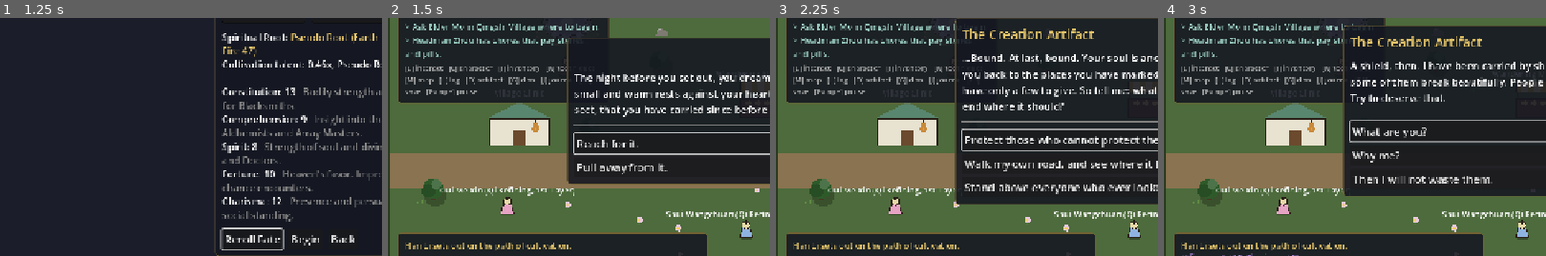
Above: before the commit, frames 1-4 (left to right).
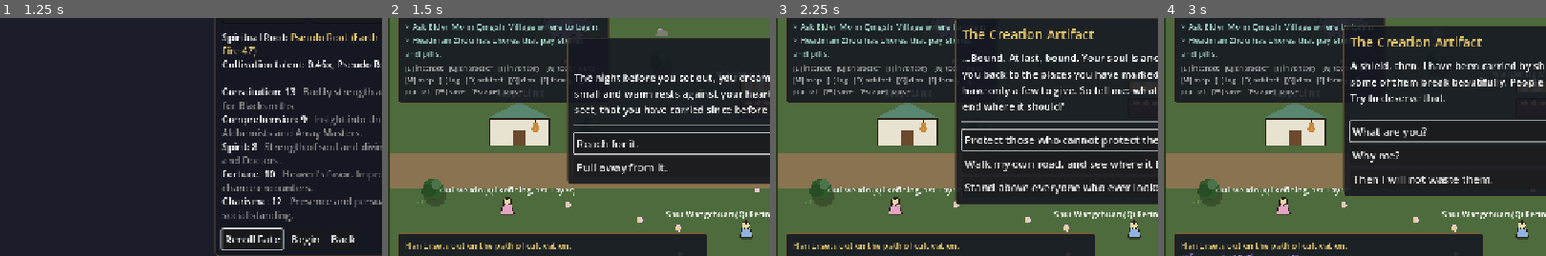
Above: after the commit, the same moments.

Repository: samridghimire/cultivation-game
Game: Godot game, scene res://src/ui/main_menu.tscn
Same seed, same stepped clock (60 frames per second), same inputs: the game is played once before the commit and once after it.
Inputs:
- Up to frame 1 (1.25 s): click "New Game" at 0.5 s
- Up to frame 2 (1.5 s): click "Begin" at 1.25 s
- Up to frame 3 (2.25 s): click "Reach for it." at 2 s
- Up to frame 4 (3 s): click "Protect those who cannot prot…" at 2.75 s
The pictures show only the part of the screen within x 0-50%, y 30-80%; the shares and areas given below are measured in that part.

Frame 1 is identical in both runs. In frame 2, 0.4% of the frame differs, in the area x 4-47%, y 24-33%; in frame 3, 0.4%; in frame 4, 0.4%.

Commit message:
[WU-020] Open the family screen from anywhere
F / right trigger (toggle_family) opens FamilyScreen, now registered via _add_screen; key bar and controls help list it.

Co-Authored-By: Claude Sonnet 5.5 <noreply@anthropic.com>
Claude-Session: https://claude.ai/code/session_01AgRYpNwZJq8Z91wPfb6kxE

Diff:
--- a/data/help.json
+++ b/data/help.json
@@ -14,6 +14,7 @@
     "toggle_artifact": "Creation Artifact",
     "toggle_clan": "Clan",
     "toggle_journal": "Journal",
+    "toggle_family": "Family (right trigger)",
     "scroll_up": "Scroll up",
     "scroll_down": "Scroll down",
     "quick_save": "Quick save",
--- a/src/autoload/input_config.gd
+++ b/src/autoload/input_config.gd
@@ -21,6 +21,7 @@
 	"scroll_down": [KEY_PAGEDOWN],
 	"toggle_clan": [KEY_G],
 	"toggle_journal": [KEY_J],
+	"toggle_family": [KEY_F],
 	"quick_save": [KEY_F5],
 	"quick_load": [KEY_F9],
 	"pause_menu": [KEY_ESCAPE],
@@ -50,6 +51,7 @@
 	"move_right": [JOY_AXIS_LEFT_X, 1.0],
 	"scroll_up": [JOY_AXIS_RIGHT_Y, -1.0],
 	"scroll_down": [JOY_AXIS_RIGHT_Y, 1.0],
+	"toggle_family": [JOY_AXIS_TRIGGER_RIGHT, 1.0],
 }
 
 
--- a/src/ui/hud.gd
+++ b/src/ui/hud.gd
@@ -23,7 +23,7 @@
 const KEY_HINTS := [
 	["interact", "interact"], ["toggle_character_sheet", "character"], ["toggle_inventory", "inventory"],
 	["toggle_techniques", "techniques"], ["toggle_map", "map"], ["toggle_message_log", "log"],
-	["toggle_artifact", "artifact"], ["toggle_clan", "clan"], ["toggle_journal", "journal"], ["quick_save", "save"], ["pause_menu", "pause"],
+	["toggle_artifact", "artifact"], ["toggle_clan", "clan"], ["toggle_family", "family"], ["toggle_journal", "journal"], ["quick_save", "save"], ["pause_menu", "pause"],
 ]
 var _choice_menu: ChoiceMenu
 var _threat_prompt: ThreatPrompt
@@ -92,8 +92,7 @@
 	_sect_balance.closed.connect(_update_modal)
 	add_child(UIStyle.centered(_sect_balance))
 	_family = FamilyScreen.new()
-	_family.closed.connect(_update_modal)
-	add_child(UIStyle.centered(_family))
+	_add_screen("toggle_family", _family)
 	_child_training = ChildTrainingScreen.new()
 	_child_training.closed.connect(_update_modal)
 	add_child(UIStyle.centered(_child_training))
@@ -214,7 +213,6 @@
 	_mission_board.close()
 	_auction.close()
 	_sect_balance.close()
-	_family.close()
 	_child_training.close()
 
 
@@ -256,7 +254,7 @@
 
 
 func _any_screen_open() -> bool:
-	return _crafting.visible or _shop.visible or _mission_board.visible or _auction.visible or _sect_balance.visible or _family.visible or _child_training.visible or _screens.values().any(func(s): return s.visible)
+	return _crafting.visible or _shop.visible or _mission_board.visible or _auction.visible or _sect_balance.visible or _child_training.visible or _screens.values().any(func(s): return s.visible)
 
 
 func _build_status_panel() -> void:
--- a/tests/unit/test_clan_screen.gd
+++ b/tests/unit/test_clan_screen.gd
@@ -132,6 +132,32 @@
 	gs.start_session(_founder())
 	_root().add_child(hud)
 	assert_true(hud._screens.get("toggle_clan") is ClanScreen)
+	hud.free()
+
+
+## WU-020: the family screen opens from anywhere with F or the right trigger.
+func test_family_hotkey_opens_family_screen() -> void:
+	assert_true(InputMap.has_action("toggle_family"))
+	var has_key := false
+	var has_trigger := false
+	for ev in InputMap.action_get_events("toggle_family"):
+		has_key = has_key or ev is InputEventKey
+		has_trigger = has_trigger or (ev is InputEventJoypadMotion and ev.axis == JOY_AXIS_TRIGGER_RIGHT)
+	assert_true(has_key, "keyboard binding")
+	assert_true(has_trigger, "right trigger binding")
+	var hud: Node = load("res://src/ui/hud.tscn").instantiate()
+	var gs := _root().get_node("GameState")
+	gs.start_session(_founder())
+	_root().add_child(hud)
+	var family: Control = hud._screens.get("toggle_family")
+	assert_true(family is FamilyScreen)
+	var ev := InputEventAction.new()
+	ev.action = "toggle_family"
+	ev.pressed = true
+	hud._unhandled_input(ev)
+	assert_true(family.visible, "opened")
+	hud._unhandled_input(ev)
+	assert_false(family.visible, "toggled closed")
 	hud.free()
 
 
